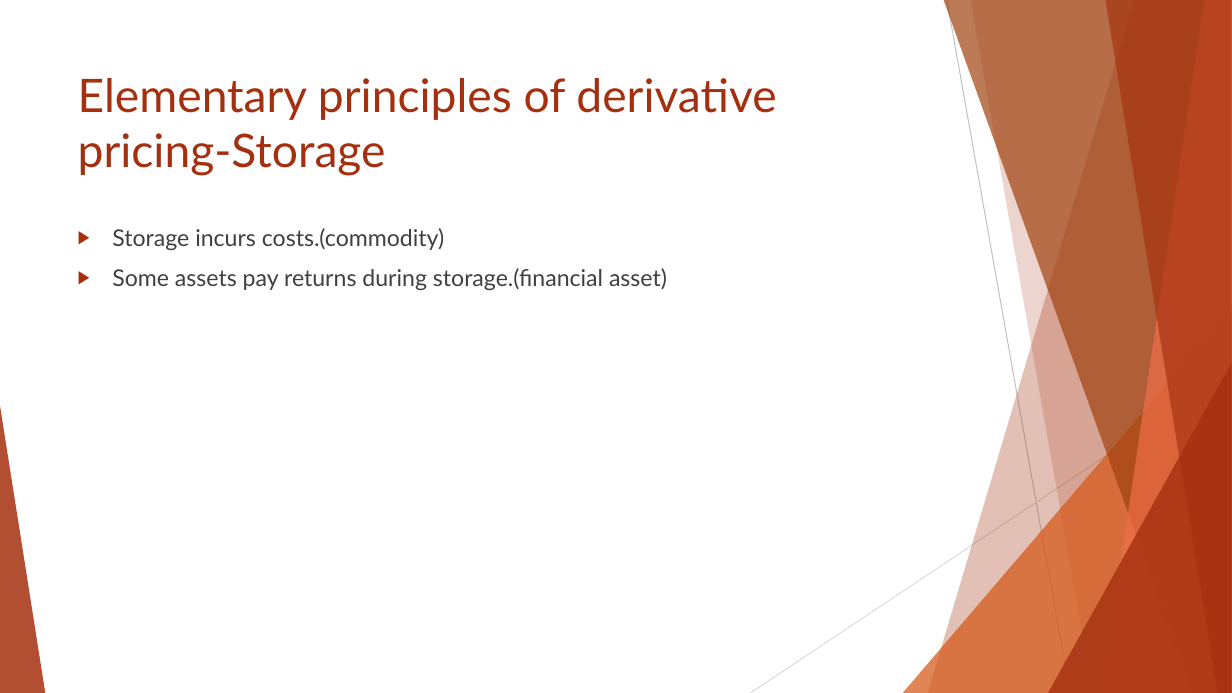
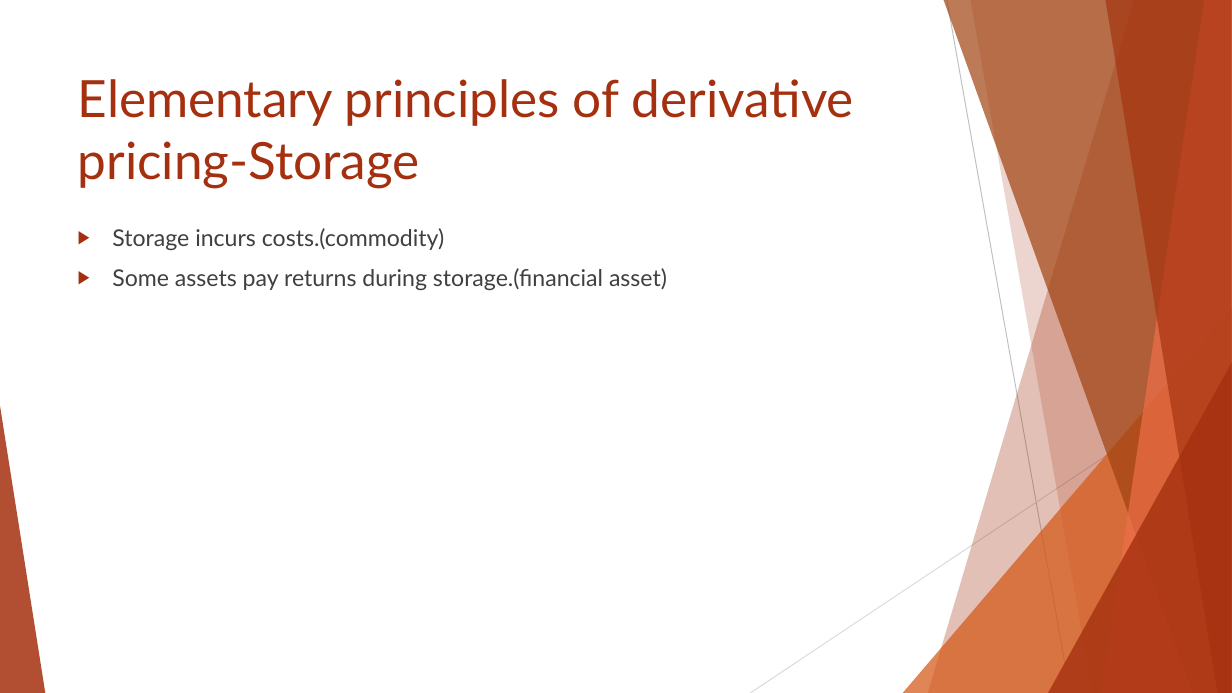
Before and after one commit to Isco0530/data, a slide deck: slide 60 of Reading 45.pptx. Drawn at 1232x693 pixels with LibreOffice and Linux fonts; fonts in the diff are those of the drawing. Boxes give left, top, right and bottom in pixels: in the first picture for what was removed or moved away, otherwise in the second. Text is boxed around its words. In the diff, an @@ line names an element or a change of style, - is before the commit and + after.

```diff
--- a/Reading 45.pptx
+++ b/Reading 45.pptx
@@ title "Elementary principles of derivative pricing-Storage" at [78,79,854,188]: size 36 to 40 pt @@
```
Also in this commit, not shown: 9 other slides changed.
